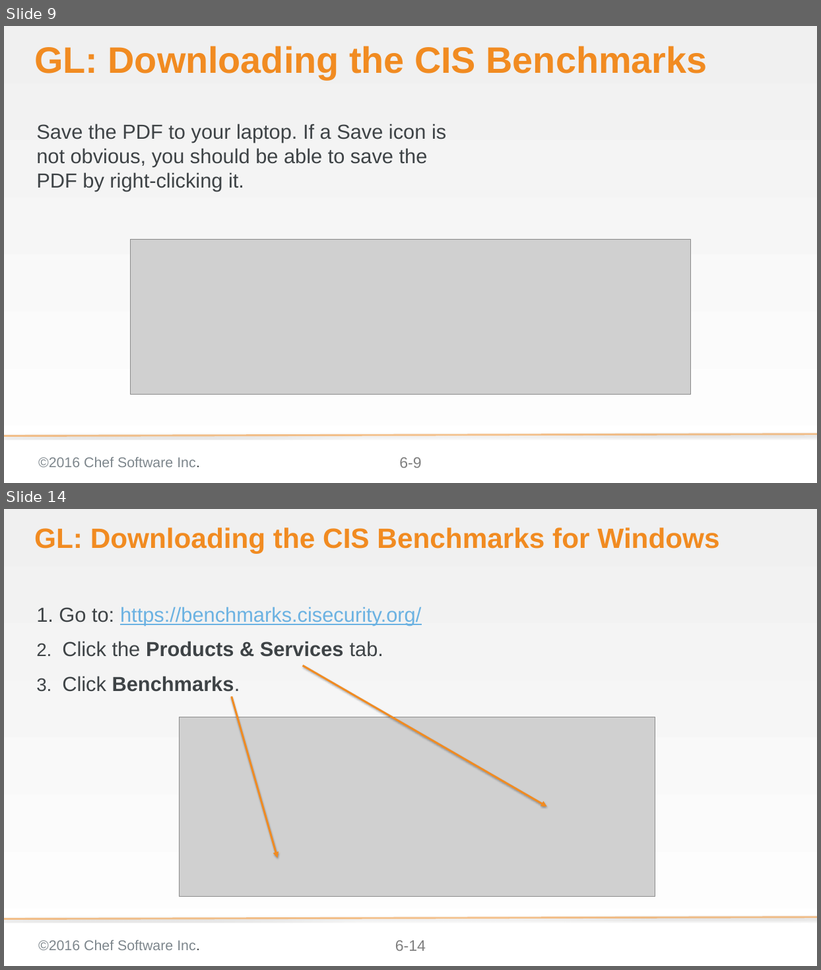
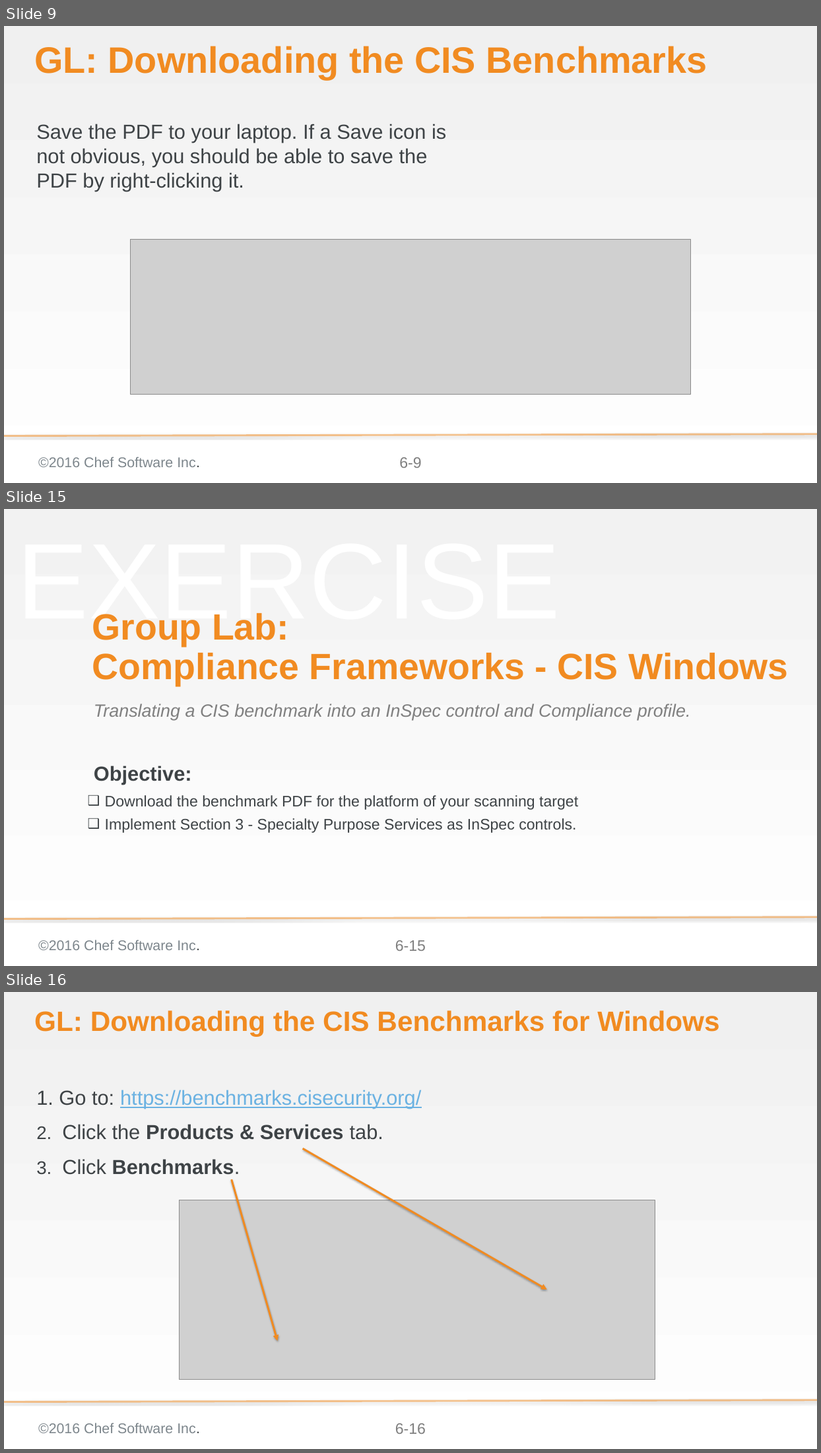
Before and after one commit to bchamby/chef-compliance-installation-configuration-operation, a slide deck: 06-compliance-frameworks-inspec.pptx. Shown one above the other, each under a label of ours: slides 9 and 14 before the commit, slides 9, 15 and 16 after it; the slides between them are not shown. The pictures are 821x970 and 821x1453 pixels, drawn with LibreOffice and Linux fonts; fonts in the diff are those of the drawing; grey boxes stand for pictures; background and template pictures are left out. Boxes give left, top, right and bottom in pixels: in the first picture for what was removed or moved away, otherwise in the second. Text is boxed around its words. In the diff, an @@ line names an element or a change of style, - is before the commit and + after.

Commit message:
06-compliance-frameworks-inspec Finished CIS group lab and wrote DoD group lab

```diff
--- a/06-compliance-frameworks-inspec.pptx
+++ b/06-compliance-frameworks-inspec.pptx
@@ slide 15 added at bbox=[4, 509, 817, 966], background gradient #F2F2F2 to #FFFFFF; not listed: 3 template elements that a slide beside it also shows @@
@@ text added at bbox=[17, 613, 560, 638], 169.3 pt, text #F2F2F2 at 50% opacity @@
+EXERCISE
@@ title added at bbox=[92, 613, 789, 686], 57.6 pt, text #F18B21, bold @@
+Group Lab:
+Compliance Frameworks - CIS Windows
@@ text added at bbox=[94, 704, 691, 720], 28 pt, text #808080, italic @@
+Translating a CIS benchmark into an InSpec control and Compliance profile.
@@ text added at bbox=[94, 766, 192, 785], 32 pt, text #3E4346, bold @@
+Objective:
@@ text added at bbox=[105, 795, 578, 833], 24 pt, text #3E4346 @@
+❑ Download the benchmark PDF for the platform of your scanning target
+❑ Implement Section 3 - Specialty Purpose Services as InSpec controls.
@@ what was slide 14 is now slide 16 @@
@@ page number at bbox=[395, 1424, 426, 1434]: text changed @@
-6-14
+6-16
```
Also in this commit, not shown: 10 slides changed, 12 other slides added, 1 slide removed.
